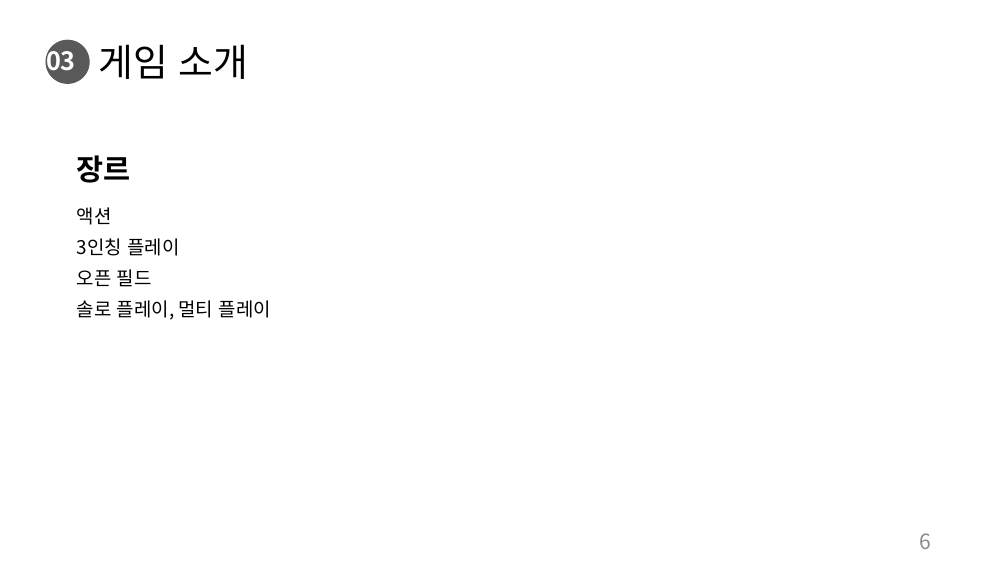
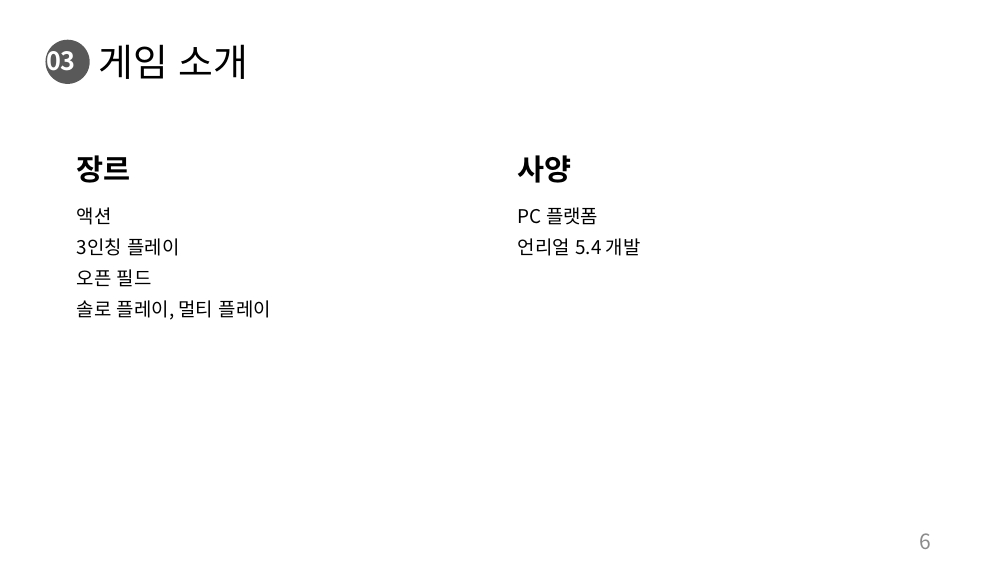
Before and after one commit to charobe/HDB, a slide deck: slide 6 of 조영욱/하자 드 바이오.pptx. Drawn at 1008x567 pixels with LibreOffice and Linux fonts; fonts in the diff are those of the drawing. Boxes give left, top, right and bottom in pixels: in the first picture for what was removed or moved away, otherwise in the second. Text is boxed around its words. In the diff, an @@ line names an element or a change of style, - is before the commit and + after.

```diff
--- a/조영욱/하자 드 바이오.pptx
+++ b/조영욱/하자 드 바이오.pptx
@@ text added at [518, 155, 572, 183], 28 pt, text #000000, bold @@
+사양
@@ text added at [518, 207, 641, 256], 18 pt, text #000000 @@
+PC 플랫폼
+언리얼 5.4 개발
```
Also in this commit, not shown: 5 other slides changed, 5 slides added.
